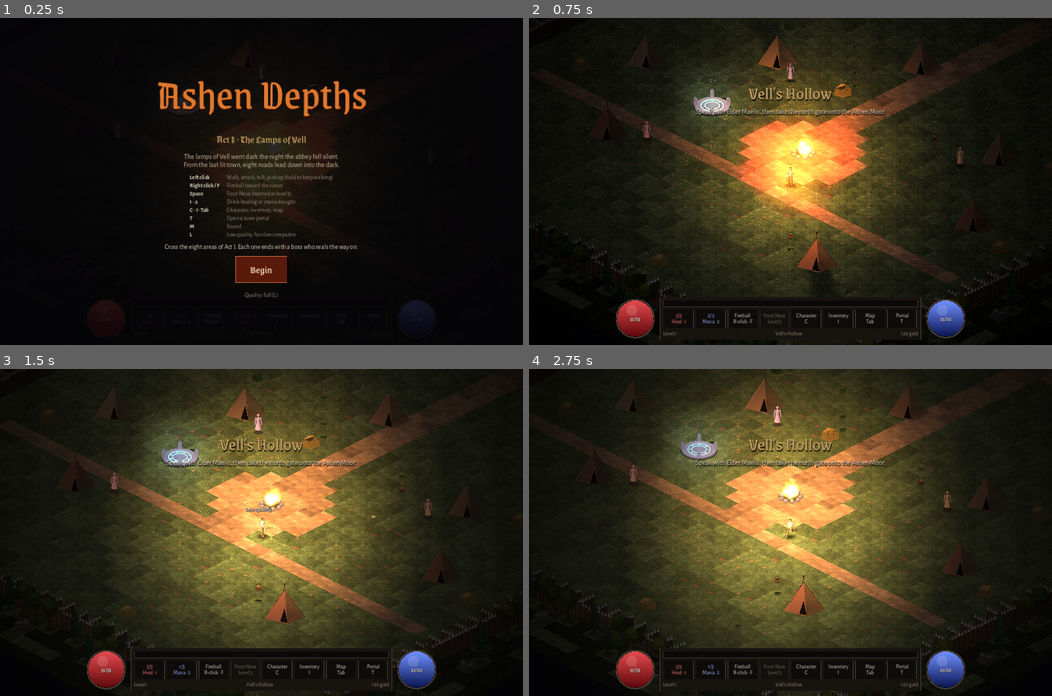
Above: before the commit, frames 1-4 (two rows, left to right).
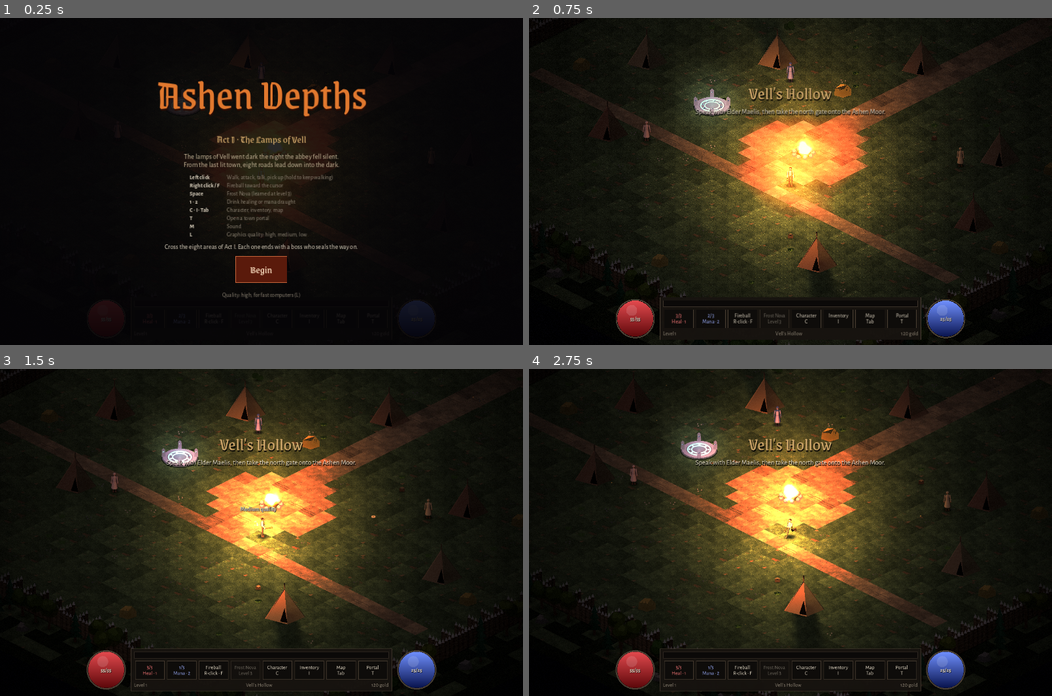
Above: after the commit, the same moments.

Repository: PJPT1989/ashen-depths
Game: Godot game, scene res://scenes/main.tscn
Two runs of this game, one before a commit and one after it. Both use one fixed random seed, a clock stepped at 60 frames per second and the inputs below.
Inputs (mouse positions are in pixels of both pictures, inside the frame that each line leads up to):
- Up to frame 1 (0.25 s): no input
- Up to frame 2 (0.75 s): click "Begin" at 0.5 s
- Up to frame 3 (1.5 s): move the mouse to (376, 516) at 1.27 s; hold W from 1.28 s (still down); hold L (toggle_quality) from 1.28 s (still down); click (376, 516) at 1.42 s
- Up to frame 4 (2.75 s): release W at 2 s; release L (toggle_quality) at 2 s; drag from (685, 548) to (764, 597) at 2.02 s

The runs differ from the first frame. In frame 1, 0.2% of the frame differs, in the area x 42-59%, y 65-86%; in frame 2, nothing differs; in frame 3, 28%; in frame 4, 31%, in the area x 0-95%, y 0-100%.

Commit message:
Graphics quality: Low, Medium and High
L and the title screen button cycle three levels, saved in user://settings.cfg. High draws
at full resolution with the blurred bloom (post_bloom_web.gdshader in the browser), Medium
is the browser's faster default (renamed post_medium.gdshader), Low is the slow-computer
setting. The smoke test checks all three and, like the benchmark, never saves the setting.

Co-Authored-By: Claude Opus 5.5 (1M context) <noreply@anthropic.com>
Claude-Session: https://claude.ai/code/session_01P6KeA9B5Gw4W5BaGse884j

Diff:
--- a/scripts/autotest.gd
+++ b/scripts/autotest.gd
@@ -13,6 +13,7 @@
 
 
 func _ready() -> void:
+	Game.save_settings = false
 	for a in OS.get_cmdline_user_args():
 		if a.begins_with("--shots="):
 			shots_dir = a.substr(8)
@@ -38,13 +39,20 @@
 		[18.5, func():
 			print("AUTOTEST moor fight: level %d, xp %d, gold %d, monsters left %d, drops %d" % [main.player.level, main.player.xp, main.player.gold, main.monsters.size(), main.drops.size()])
 			_shot("moor")],
-		[0.2, func(): Game.set_low_quality(true)],
+		[0.2, func(): Game.set_quality(Game.LOW)],
 		[0.8, func():
 			var pairs := get_tree().get_nodes_in_group("light_pairs")
 			var shadowed := pairs.filter(func(l): return l.shadow_enabled).size()
 			print("AUTOTEST low quality: %d light pairs, %d still shadowed, post %s" % [pairs.size(), shadowed, main.post.shader.resource_path.get_file()])
 			_shot("low_quality")
-			Game.set_low_quality(false)],
+			Game.set_quality(Game.HIGH)],
+		[0.8, func():
+			print("AUTOTEST high quality: scale mode %d, post %s" % [get_tree().root.content_scale_mode, main.post.shader.resource_path.get_file()])
+			_shot("high_quality")
+			Game.set_quality(Game.MEDIUM)],
+		[0.8, func():
+			print("AUTOTEST medium quality: scale mode %d, post %s" % [get_tree().root.content_scale_mode, main.post.shader.resource_path.get_file()])
+			_shot("medium_quality")],
 		[0.5, func():
 			main.hud.toggle_char(true)
 			main.hud.toggle_inv(true)],
--- a/scripts/bench.gd
+++ b/scripts/bench.gd
@@ -1,7 +1,8 @@
 extends Node
-## Frame-rate benchmark, enabled with:  godot --path . -- --bench [--web] [--low] [--area=1] [--off=...]
+## Frame-rate benchmark, enabled with:  godot --path . -- --bench [--web] [--quality=0|1|2] [--area=1] [--off=...]
 ## --off switches things off to see what they cost: shadows, pcf, lights, particles, occluders,
-## post, viewport (draw at base size and scale up). --web uses the browser build's settings, --low low quality.
+## post, viewport (draw at base size and scale up). --web uses the browser build's settings;
+## --quality 0 is low, 1 medium (the browser's default), 2 high (the desktop default).
 ## Starts the game in an area, waits, counts frames for a few seconds, prints the result and quits.
 
 var main
@@ -20,9 +21,10 @@
 			area = int(a.substr(7))
 		if a.begins_with("--off="):
 			off = a.substr(6).split(",")
-	if "--low" in OS.get_cmdline_user_args():
-		Game.low_quality = true  # set directly so the benchmark never saves over the player's setting
-		main._apply_quality()
+	Game.save_settings = false
+	for a in OS.get_cmdline_user_args():
+		if a.begins_with("--quality="):
+			Game.set_quality(int(a.substr(10)))
 	main.hud.title_screen.visible = false
 	main.start_game()
 	if area > 0:
--- a/scripts/game.gd
+++ b/scripts/game.gd
@@ -16,12 +16,21 @@
 	Color(1, 0.45, 0.15), Color(0.55, 1, 1)]
 
 var muted := false
-## Low quality, for slow computers: no shadows, one light instead of each shadowed pair, no
-## monster glow lights or normal maps, a cheap finishing pass and no drifting embers. L toggles it; saved in user://settings.cfg.
+## Graphics quality, cycled with L and saved in user://settings.cfg:
+## LOW (slow computers): no shadows, one light instead of each shadowed pair, no monster glow
+##   lights or normal maps, a cheap finishing pass and no drifting embers.
+## MEDIUM: everything lit and shadowed, drawn at the base 1280x800 and scaled up, bloom brightens
+##   in place without blurring. The browser's default.
+## HIGH: drawn at the screen's full resolution with the blurred bloom. The desktop default.
+enum { LOW, MEDIUM, HIGH }
+const QUALITY_NAMES := ["Low", "Medium", "High"]
 signal quality_changed
 const SETTINGS := "user://settings.cfg"
-var low_quality := false
+var quality := HIGH
+var low_quality: bool:
+	get: return quality == LOW
 var quality_chosen := false  # the player picked a setting, so the automatic switch leaves it alone
+var save_settings := true     # off in the smoke test and benchmark, so they never touch the player's file
 var font_display: Font
 var font_body: Font
 var font_bold: Font
@@ -42,9 +51,11 @@
 	add_material.blend_mode = CanvasItemMaterial.BLEND_MODE_ADD
 	add_material.light_mode = CanvasItemMaterial.LIGHT_MODE_UNSHADED
 	_register_inputs()
+	if OS.has_feature("web") or "--web" in OS.get_cmdline_user_args():
+		quality = MEDIUM
 	var cfg := ConfigFile.new()
-	if cfg.load(SETTINGS) == OK:
-		low_quality = cfg.get_value("video", "low_quality", false)
+	if cfg.load(SETTINGS) == OK and not ("--autotest" in OS.get_cmdline_user_args() or "--bench" in OS.get_cmdline_user_args()):
+		quality = cfg.get_value("video", "quality", quality)
 		quality_chosen = cfg.get_value("video", "chosen", false)
 	_build_sounds()
 	for i in 10:
@@ -122,13 +133,14 @@
 	t.normal_texture = null if low_quality else load(t.get_meta("normal"))
 
 
-func set_low_quality(on: bool, chosen := true) -> void:
-	low_quality = on
+func set_quality(q: int, chosen := true) -> void:
+	quality = clampi(q, LOW, HIGH)
 	quality_chosen = quality_chosen or chosen
 	var cfg := ConfigFile.new()
-	cfg.set_value("video", "low_quality", low_quality)
+	cfg.set_value("video", "quality", quality)
 	cfg.set_value("video", "chosen", quality_chosen)
-	cfg.save(SETTINGS)
+	if save_settings:
+		cfg.save(SETTINGS)
 	for a in get_tree().get_nodes_in_group("light_pairs"):
 		_apply_quality(a)
 	for l in get_tree().get_nodes_in_group("minor_lights"):
--- a/scripts/hud.gd
+++ b/scripts/hud.gd
@@ -602,7 +602,7 @@
 	for row in [["Left click", "Walk, attack, talk, pick up (hold to keep walking)"], ["Right click / F", "Fireball toward the cursor"],
 			["Space", "Frost Nova (learned at level 3)"], ["1 · 2", "Drink healing or mana draught"],
 			["C · I · Tab", "Character, inventory, map"], ["T", "Open a town portal"], ["M", "Sound"],
-			["L", "Low quality, for slow computers"]]:
+			["L", "Graphics quality: high, medium, low"]]:
 		keys.add_child(_label(row[0], 14, BONE, Game.font_bold))
 		keys.add_child(_label(row[1], 14, MUTED))
 	var goal := _label("Cross the eight areas of Act I. Each one ends with a boss who seals the way on.", 16)
@@ -614,11 +614,11 @@
 	var bc := CenterContainer.new()
 	bc.add_child(go)
 	v.add_child(bc)
-	var q := _button("", func(): Game.set_low_quality(not Game.low_quality))
+	var q := _button("", func(): Game.set_quality((Game.quality + 2) % 3))
 	q.add_theme_font_size_override("font_size", 14)
 	q.add_theme_color_override("font_color", MUTED)
 	q.flat = true
-	var show_q := func(): q.text = "Quality: %s (L)" % ("low, for slow computers" if Game.low_quality else "full")
+	var show_q := func(): q.text = "Quality: %s (L)" % ["low, for slow computers", "medium", "high, for fast computers"][Game.quality]
 	show_q.call()
 	Game.quality_changed.connect(show_q)
 	var qc := CenterContainer.new()
--- a/scripts/main.gd
+++ b/scripts/main.gd
@@ -61,8 +61,8 @@
 var tp = null                 # the open town portal: {"area": i, "wpos": Vector2}
 var stock := {"vendor": [], "healer": []}
 var bosses_killed := 0
-## The browser build (or `-- --web` on desktop, to test it) trades a little sharpness for speed:
-## it draws the game at its base size and scales it up, and skips the bloom.
+## The browser build (or `-- --web` on desktop, to test it): starts at medium quality, uses the
+## mipmap-free bloom at high, and drops to low by itself if the first seconds run slowly.
 var web := OS.has_feature("web") or "--web" in OS.get_cmdline_user_args()
 
 
@@ -72,8 +72,6 @@
 	flat = Node2D.new()
 	add_child(flat)
 	move_child(flat, floor_fx.get_index() + 1)
-	if web:
-		get_tree().root.content_scale_mode = Window.CONTENT_SCALE_MODE_VIEWPORT
 	_build_post()
 	_build_ambient()
 	new_game()
@@ -738,8 +736,8 @@
 		Game.muted = not Game.muted
 		floater(player.wpos, "Sound off" if Game.muted else "Sound on", Color("bbbbbb"))
 	elif event.is_action_pressed("toggle_quality"):
-		Game.set_low_quality(not Game.low_quality)
-		floater(player.wpos, "Low quality" if Game.low_quality else "Full quality", Color("bbbbbb"))
+		Game.set_quality((Game.quality + 2) % 3)  # high -> medium -> low -> high
+		floater(player.wpos, "%s quality" % Game.QUALITY_NAMES[Game.quality], Color("bbbbbb"))
 	elif event.is_action_pressed("close"):
 		hud.close_panels()
 
@@ -873,8 +871,8 @@
 	var fps: float = fps_check[1] / (fps_check[0] - 3.0)
 	fps_check[0] = -1.0
 	if fps < 24.0:
-		Game.set_low_quality(true, false)
-		show_msg("Low quality", "The game was running slowly, so shadows and effects are off. Press L to switch back.", 6.0)
+		Game.set_quality(Game.LOW, false)
+		show_msg("Low quality", "The game was running slowly, so shadows and effects are off. Press L to change it.", 6.0)
 
 
 ## Push overlapping monsters apart, and off the hero.
@@ -936,12 +934,15 @@
 	Game.quality_changed.connect(_apply_quality)
 
 
-## Picks the finishing pass and the ambient particles for the current quality.
+## Picks the resolution, finishing pass and ambient particles for the current quality.
 func _apply_quality() -> void:
-	if Game.low_quality:
-		post.shader = load("res://shaders/post_low.gdshader")
-	else:
-		post.shader = load("res://shaders/post_web.gdshader" if web else "res://shaders/post.gdshader")
+	# below high, draw at the base size and scale up: far fewer pixels on big or sharp screens
+	get_tree().root.content_scale_mode = Window.CONTENT_SCALE_MODE_CANVAS_ITEMS if Game.quality == Game.HIGH \
+		else Window.CONTENT_SCALE_MODE_VIEWPORT
+	match Game.quality:
+		Game.LOW: post.shader = load("res://shaders/post_low.gdshader")
+		Game.MEDIUM: post.shader = load("res://shaders/post_medium.gdshader")
+		_: post.shader = load("res://shaders/post_bloom_web.gdshader" if web else "res://shaders/post.gdshader")
 	for p in ambient:
 		p.visible = not Game.low_quality
 		p.emitting = not Game.low_quality
--- a/shaders/post_web.gdshader
+++ b/shaders/post_bloom_web.gdshader
@@ -1,10 +1,11 @@
-// Web version of post.gdshader: the same grade, vignette, grain and hurt pulse, but the bloom only
-// brightens in place.
-// WebGL cannot build screen mipmaps, and the 16-sample blur that replaced them cost about
-// 40% of the frame in the browser (measured with scripts/bench.gd).
+// High quality in the browser: post.gdshader's bloom without screen mipmaps (WebGL cannot build
+// them), sampled in a wide ring instead. Costly; for fast computers.
+// vignette, film grain, and a red pulse at the edges when the hero is hurt.
 shader_type canvas_item;
 
 uniform sampler2D screen_tex : hint_screen_texture, filter_linear;
+uniform float bloom = 0.55;
+uniform float threshold = 0.5;
 uniform float vignette = 0.6;
 uniform float grain = 0.035;
 uniform float hurt = 0.0;
@@ -13,8 +14,17 @@
 	vec2 uv = SCREEN_UV;
 	vec3 c = texture(screen_tex, uv).rgb;
 	vec2 px = SCREEN_PIXEL_SIZE;
-	// stand-in for the bloom: lift the bright parts in place, no blur
-	c += max(c - 0.5, vec3(0.0)) * 1.1 * vec3(1.0, 0.85, 0.7);
+	vec3 b = vec3(0.0);
+	// cheap wide blur: mip samples in a small ring
+	for (int i = 0; i < 8; i++) {
+		float a = float(i) * 0.785398;
+		vec2 o = vec2(cos(a), sin(a));
+		b += texture(screen_tex, uv + o * px * 10.0).rgb;
+		b += texture(screen_tex, uv + o * px * 26.0).rgb;
+	}
+	b /= 16.0;
+	b = max(b - threshold, vec3(0.0)) / (1.0 - threshold);
+	c += b * bloom * vec3(1.0, 0.85, 0.7);
 	// grade: a touch more contrast, warm highlights, cool deep shadows
 	float l = dot(c, vec3(0.299, 0.587, 0.114));
 	c = mix(vec3(l), c, 0.95);
--- a/shaders/post_low.gdshader
+++ b/shaders/post_low.gdshader
@@ -1,4 +1,4 @@
-// Low-quality version of post.gdshader: vignette and the red hurt pulse drawn over the picture,
+// Low quality version of post.gdshader: vignette and the red hurt pulse drawn over the picture,
 // without reading the screen back (no grade, grain or bloom), for slow computers.
 shader_type canvas_item;
 
--- /dev/null
+++ b/shaders/post_medium.gdshader
@@ -0,0 +1,32 @@
+// Medium quality version of post.gdshader: the same grade, vignette, grain and hurt pulse, but the
+// bloom only brightens in place instead of blurring (the blur cost about 40% of the frame in the
+// browser, measured with scripts/bench.gd).
+shader_type canvas_item;
+
+uniform sampler2D screen_tex : hint_screen_texture, filter_linear;
+uniform float vignette = 0.6;
+uniform float grain = 0.035;
+uniform float hurt = 0.0;
+
+void fragment() {
+	vec2 uv = SCREEN_UV;
+	vec3 c = texture(screen_tex, uv).rgb;
+	vec2 px = SCREEN_PIXEL_SIZE;
+	// stand-in for the bloom: lift the bright parts in place, no blur
+	c += max(c - 0.5, vec3(0.0)) * 1.1 * vec3(1.0, 0.85, 0.7);
+	// grade: a touch more contrast, warm highlights, cool deep shadows
+	float l = dot(c, vec3(0.299, 0.587, 0.114));
+	c = mix(vec3(l), c, 0.95);
+	c = mix(c * vec3(0.92, 0.95, 1.08), c * vec3(1.06, 0.98, 0.9), smoothstep(0.05, 0.5, l));
+	c = (c - 0.5) * 1.06 + 0.5;
+	// vignette
+	vec2 d = uv - 0.5;
+	d.x *= px.y / px.x;
+	float r = length(d);
+	c *= mix(1.0, 1.0 - vignette, smoothstep(0.35, 0.95, r));
+	// hurt: red bleeding in from the edges
+	c = mix(c, vec3(0.5, 0.02, 0.02), hurt * smoothstep(0.25, 0.85, r) * 0.75);
+	float n = fract(sin(dot(FRAGCOORD.xy + vec2(TIME * 61.0, TIME * 37.0), vec2(12.9898, 78.233))) * 43758.5453);
+	c += (n - 0.5) * grain;
+	COLOR = vec4(max(c, vec3(0.0)), 1.0);
+}
Not shown, changed: CLAUDE.md
Not shown, changed: README.md
Not shown, changed: docs/HISTORY.md
